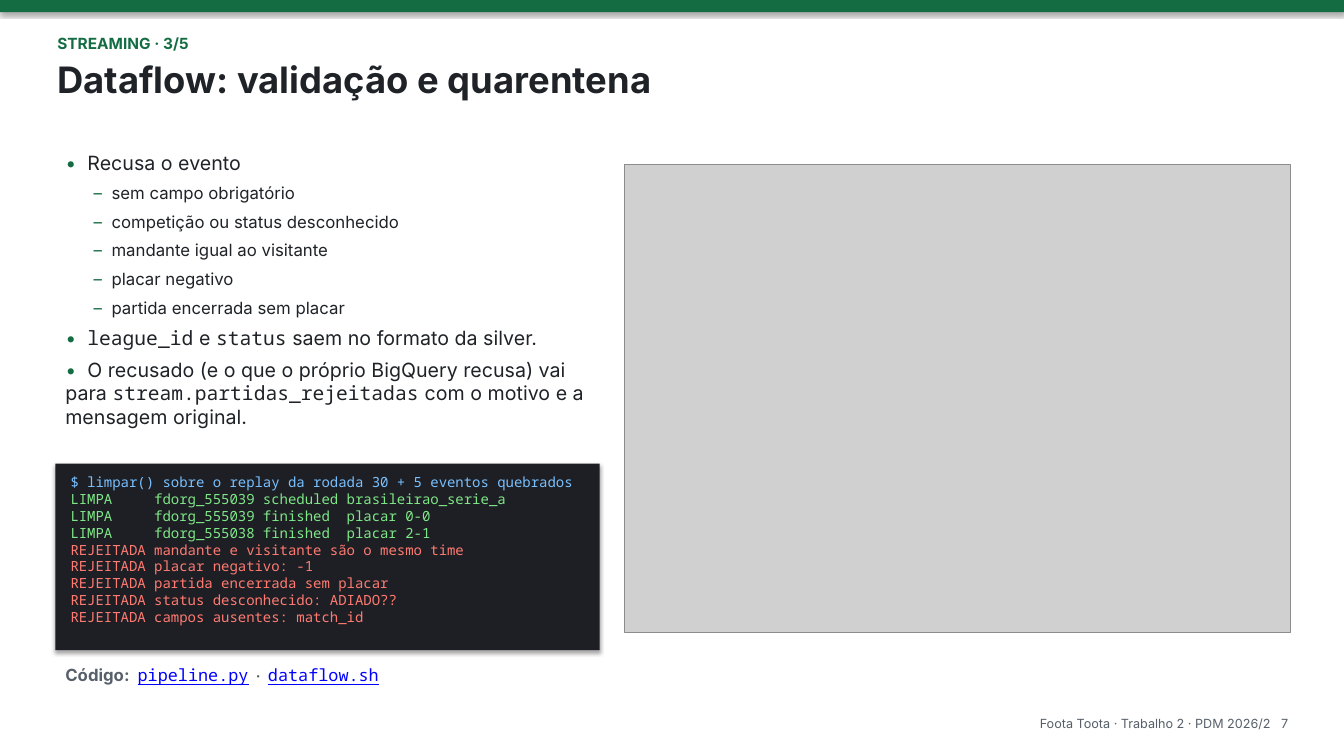
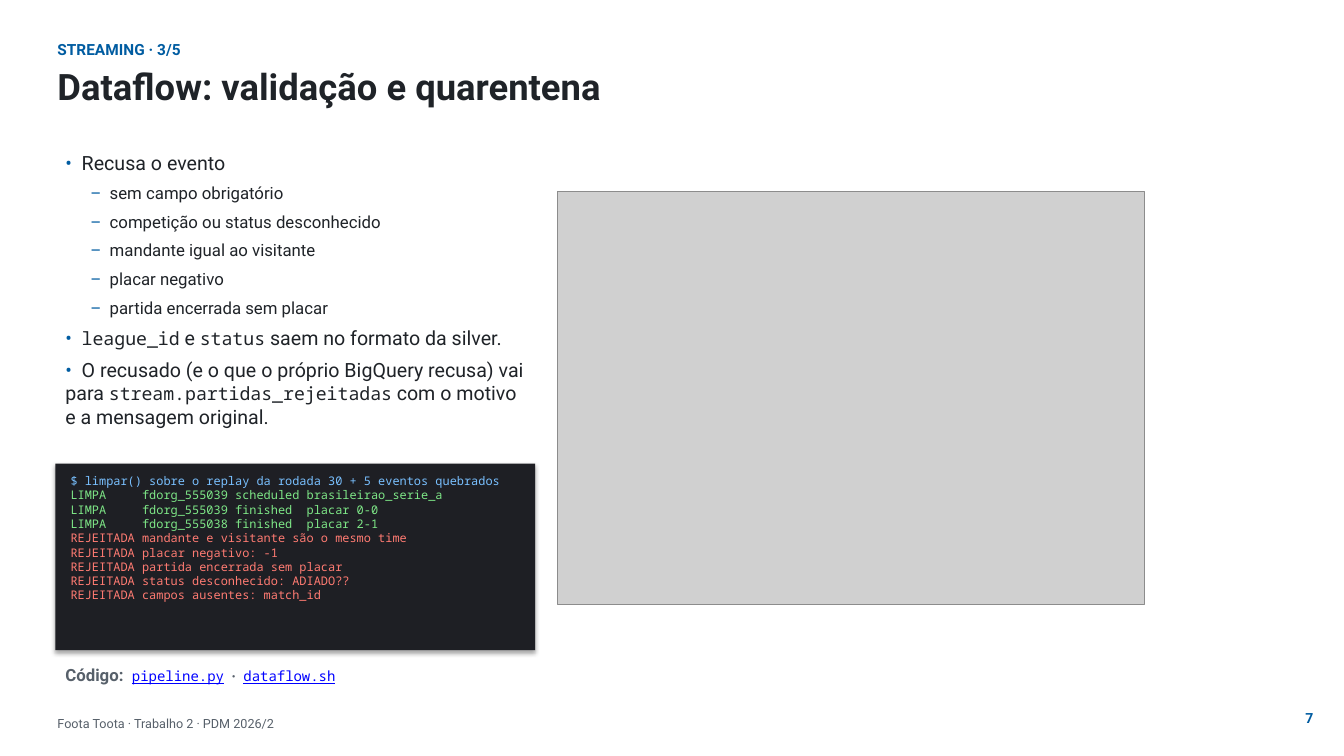
Before and after one commit to phael-exe/foota-toota, a slide deck: slide 7 of docs/apresentacao/trabalho2.pptx. Drawn at 1344x756 pixels with LibreOffice and Linux fonts; fonts in the diff are those of the drawing; grey boxes stand for pictures; background and template pictures are left out. Boxes give left, top, right and bottom in pixels: in the first picture for what was removed or moved away, otherwise in the second. Text is boxed around its words. In the diff, an @@ line names an element or a change of style, - is before the commit and + after.

```diff
--- a/docs/apresentacao/trabalho2.pptx
+++ b/docs/apresentacao/trabalho2.pptx
@@ rectangle removed at box(0, 0, 1344, 12) @@
@@ text "STREAMING · 3/5" at box(57, 44, 180, 56): font Inter to Roboto, text colour #146C43 to #005CA1 @@
@@ text "Dataflow: validação e quarentena": place and size @@
-text "Dataflow: validação e quarentena" at box(57, 65, 651, 101)
+text "Dataflow: validação e quarentena" at box(57, 72, 600, 109)
@@ text "Dataflow: validação e quarentena" at box(57, 72, 600, 109): font Inter to Roboto @@
@@ text "• Recusa o evento" at box(65, 156, 524, 428): font Inter to Roboto in "• Recusa o evento", "– sem campo obrigatório", "– competição ou status desconhecido", "– mandante igual ao visitante" and 4 more places; text colour #146C43 to #005CA1 in "•", "–", "–", "–" and 4 more places; size 14 to 13 pt in "league_id status", "stream.partidas_rejeitadas" @@
@@ picture: place and size @@
-picture at box(625, 164, 1291, 632)
+picture at box(558, 192, 1144, 604)
@@ rectangle "$ limpar() sobre o replay ...": place and size @@
-rectangle "$ limpar() sobre o replay ..." at box(55, 464, 600, 650)
+rectangle "$ limpar() sobre o replay ..." at box(55, 464, 535, 650)
@@ rectangle "$ limpar() sobre o replay ..." at box(55, 464, 535, 650): size 10 to 8.5 pt @@
@@ text "Código: pipeline.py · dataflow.sh" at box(65, 668, 335, 685): size 12 to 10 pt in "pipeline.py dataflow.sh"; font Inter to Roboto in "Código:" @@
@@ text at box(57, 718, 274, 729): text changed; font Inter to Roboto @@
-Foota Toota · Trabalho 2 · PDM 2026/2 7
+Foota Toota · Trabalho 2 · PDM 2026/2
@@ text added at box(1305, 713, 1313, 723), 10 pt, text #005CA1, bold @@
+7
```
Also in this commit, not shown: 16 other slides changed, 1 slide added, 4 other files.
